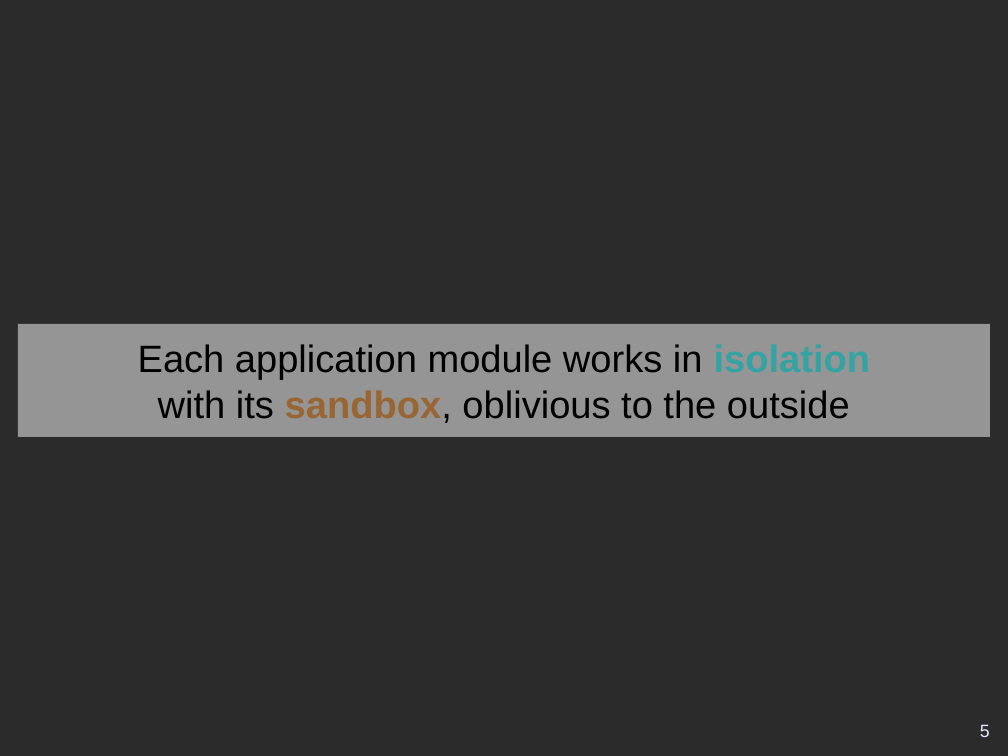
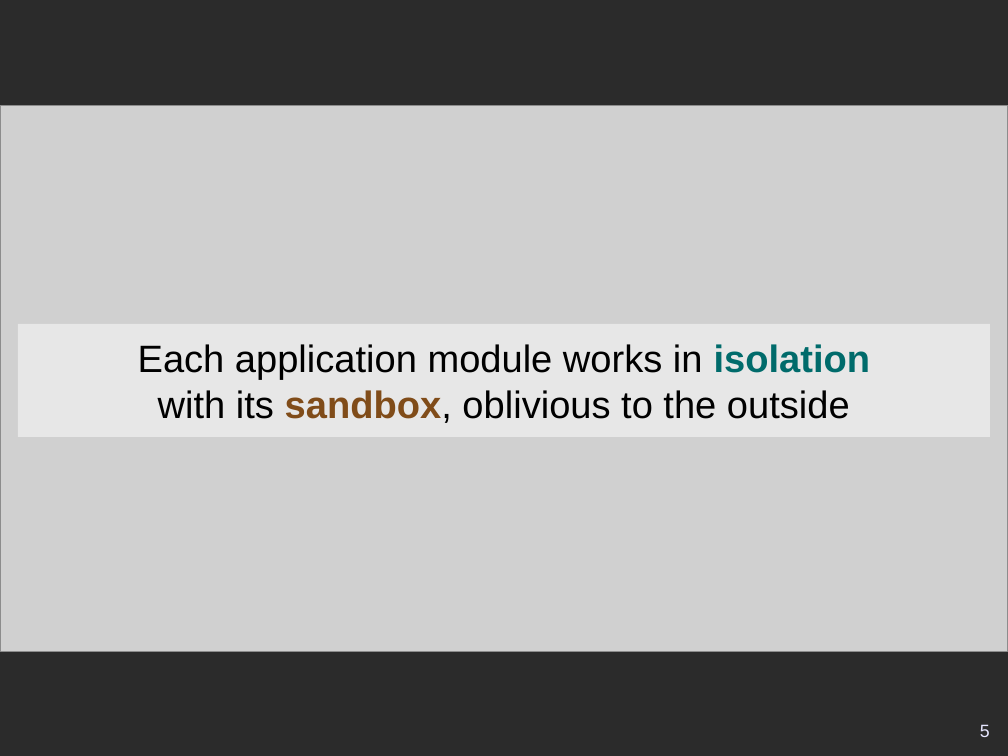
Before and after one commit to eric-brechemier/introduction_to_lb_js_scalableApp, a slide deck: slide 5 of introduction_to_lb_js_scalableApp.odp. Drawn at 1008x756 pixels with LibreOffice and Linux fonts; fonts in the diff are those of the drawing; grey boxes stand for pictures; background and template pictures are left out; a plain dark background stands for a picture behind light text. Boxes give left, top, right and bottom in pixels: in the first picture for what was removed or moved away, otherwise in the second. Text is boxed around its words. In the diff, an @@ line names an element or a change of style, - is before the commit and + after.

Commit message:
Added pictures used as slide backgrounds and corresponding credits

```diff
--- a/introduction_to_lb_js_scalableApp.odp
+++ b/introduction_to_lb_js_scalableApp.odp
@@ picture added at <box>0,105,1008,651</box> @@
@@ title "Each application module works in ..." at <box>18,324,991,436</box>: text colour #33A3A3 to #006B6B in "isolation"; text colour #996633 to #804C19 in "sandbox," @@
```
Also in this commit, not shown: 5 other slides changed, 1 slide added, 1 slide removed.
